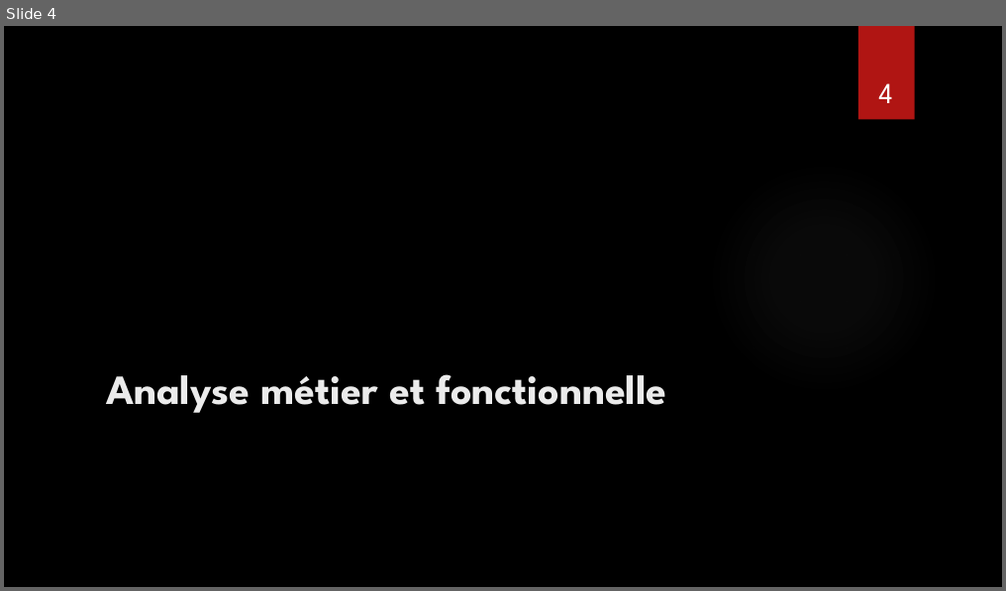
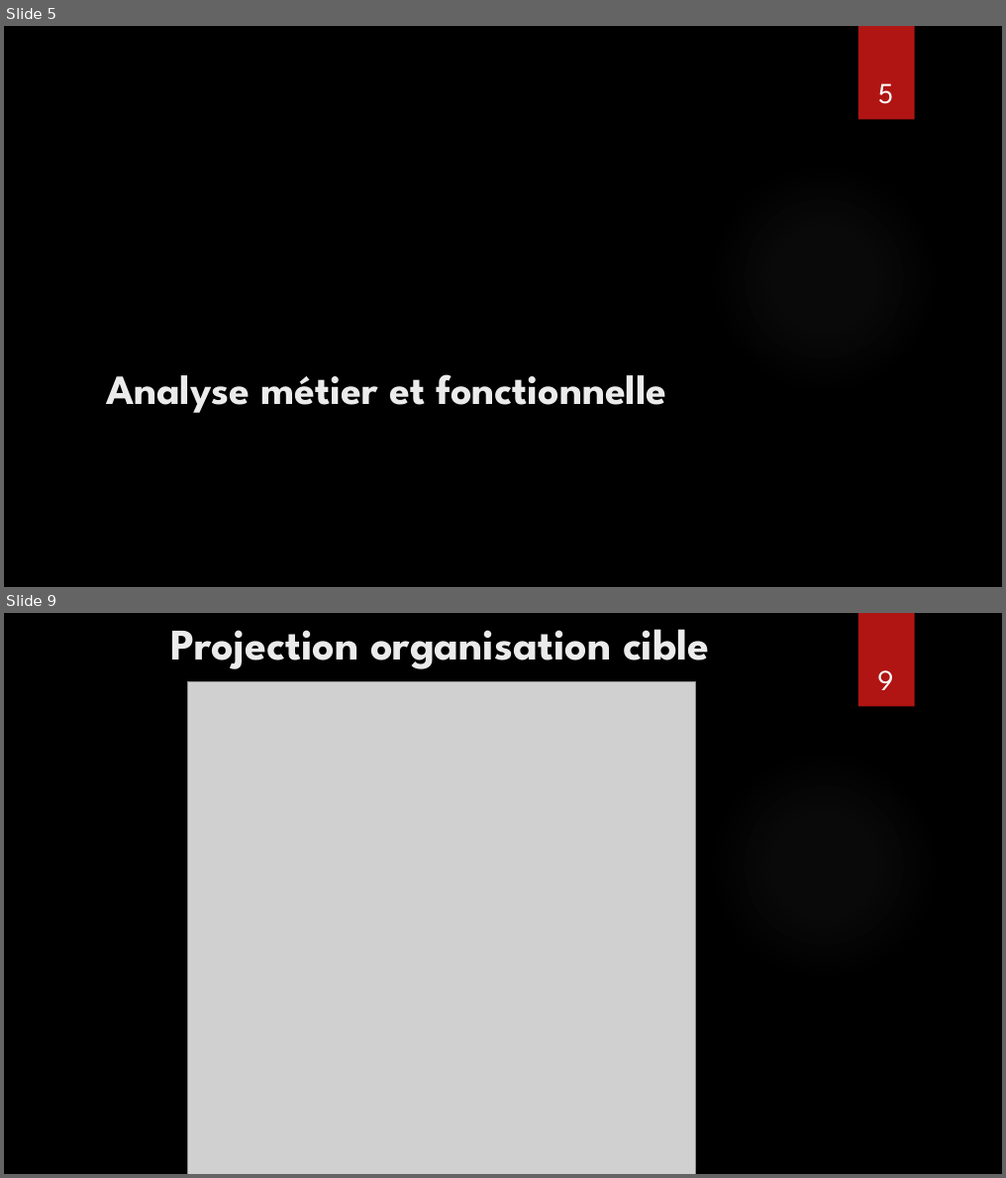
Before and after one commit to CNAM-MPIR/210_Project, a slide deck: Project/MPI_NPE_Presentation NFE210.pptx. Shown one above the other, each under a label of ours: slide 4 before the commit, slides 5 and 9 after it; the slides between them are not shown. The pictures are 1006x591 and 1006x1178 pixels, drawn with LibreOffice and Linux fonts; fonts in the diff are those of the drawing; grey boxes stand for pictures; background and template pictures are left out. Boxes give left, top, right and bottom in pixels: in the first picture for what was removed or moved away, otherwise in the second. Text is boxed around its words. In the diff, an @@ line names an element or a change of style, - is before the commit and + after.

```diff
--- a/Project/MPI_NPE_Presentation NFE210.pptx
+++ b/Project/MPI_NPE_Presentation NFE210.pptx
@@ slide 9 added at bbox=[4, 613, 1002, 1174], background picture (left out); not listed: 2 template elements that a slide beside it also shows @@
@@ title added at bbox=[171, 629, 710, 669], 42 pt, text #EBEBEB, bold @@
+Projection organisation cible
@@ page number added at bbox=[877, 670, 893, 690], 28 pt, text #FFFFFF @@
+9
@@ picture added at bbox=[187, 682, 696, 1174] @@
@@ what was slide 4 is now slide 5 @@
@@ page number at bbox=[878, 83, 893, 104]: text changed @@
-4
+5
```
Also in this commit, not shown: 7 slides changed, 9 other slides added, 4 slides removed, 2 other files.
